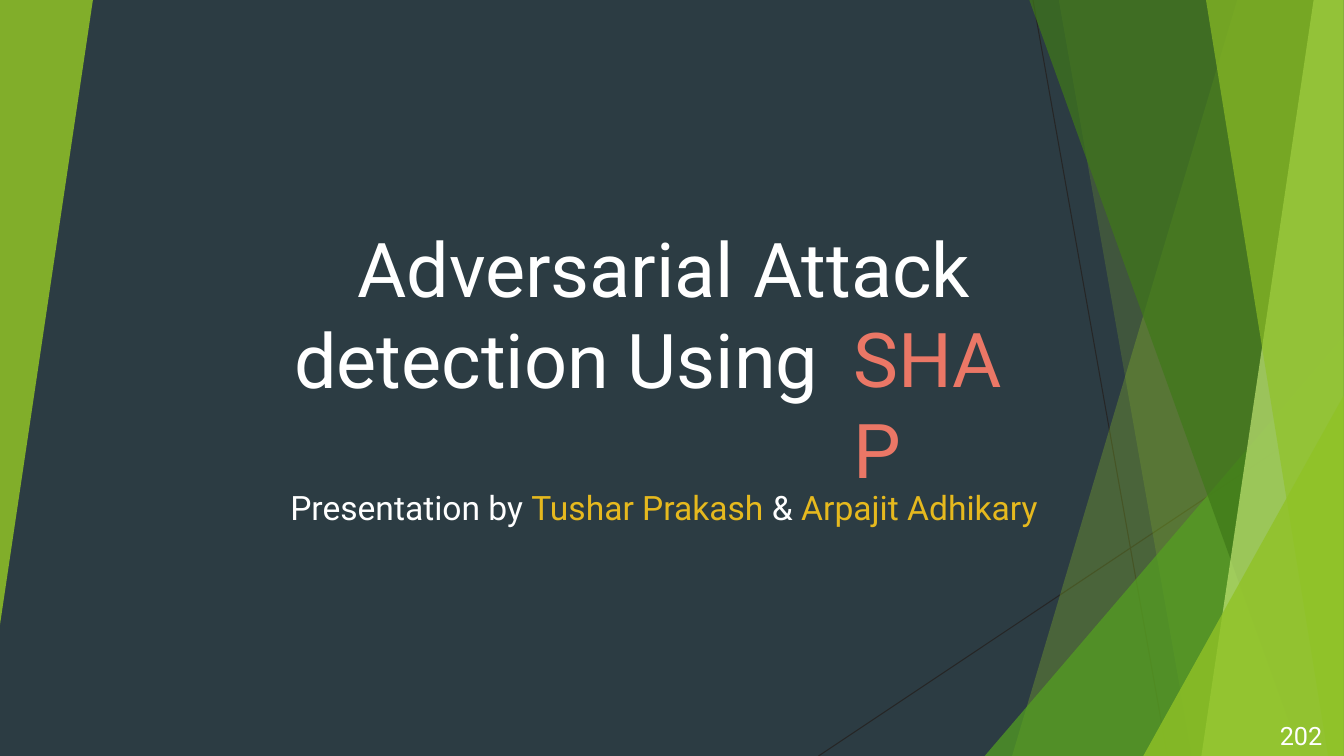
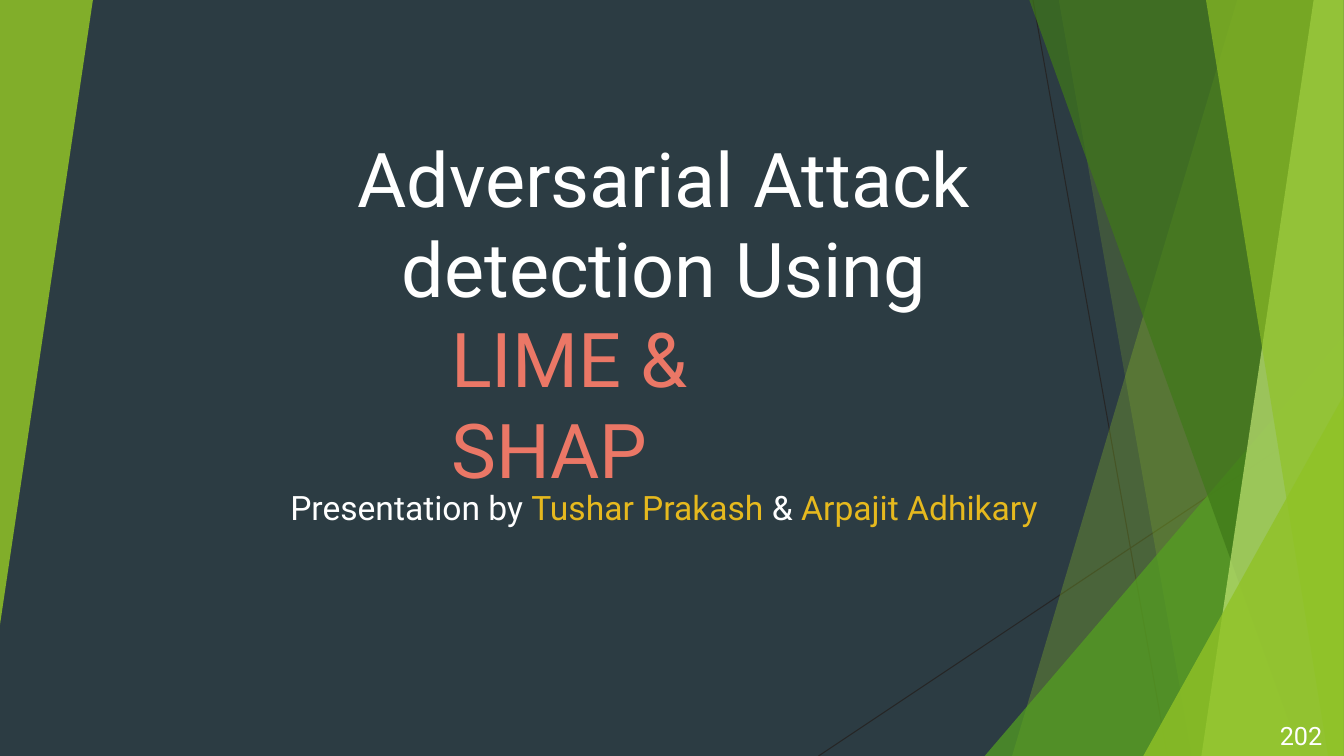
Before and after one commit to arpa2001/Internship_BiometricsVerification, a slide deck: slide 1 of SHAP_PPT.pptx. Drawn at 1344x756 pixels with LibreOffice and Linux fonts; fonts in the diff are those of the drawing. Boxes give left, top, right and bottom in pixels: in the first picture for what was removed or moved away, otherwise in the second. Text is boxed around its words. In the diff, an @@ line names an element or a change of style, - is before the commit and + after.

```diff
--- a/SHAP_PPT.pptx
+++ b/SHAP_PPT.pptx
@@ title at box(357, 150, 970, 313): text changed @@
-Adversarial Attack detection Using SHAP
+Adversarial Attack detection Using
@@ text at box(451, 333, 647, 496): text changed @@
-SHAP
+LIME & SHAP
```
Also in this commit, not shown: 2 other slides changed, 3 slides added, 2 slides removed.
